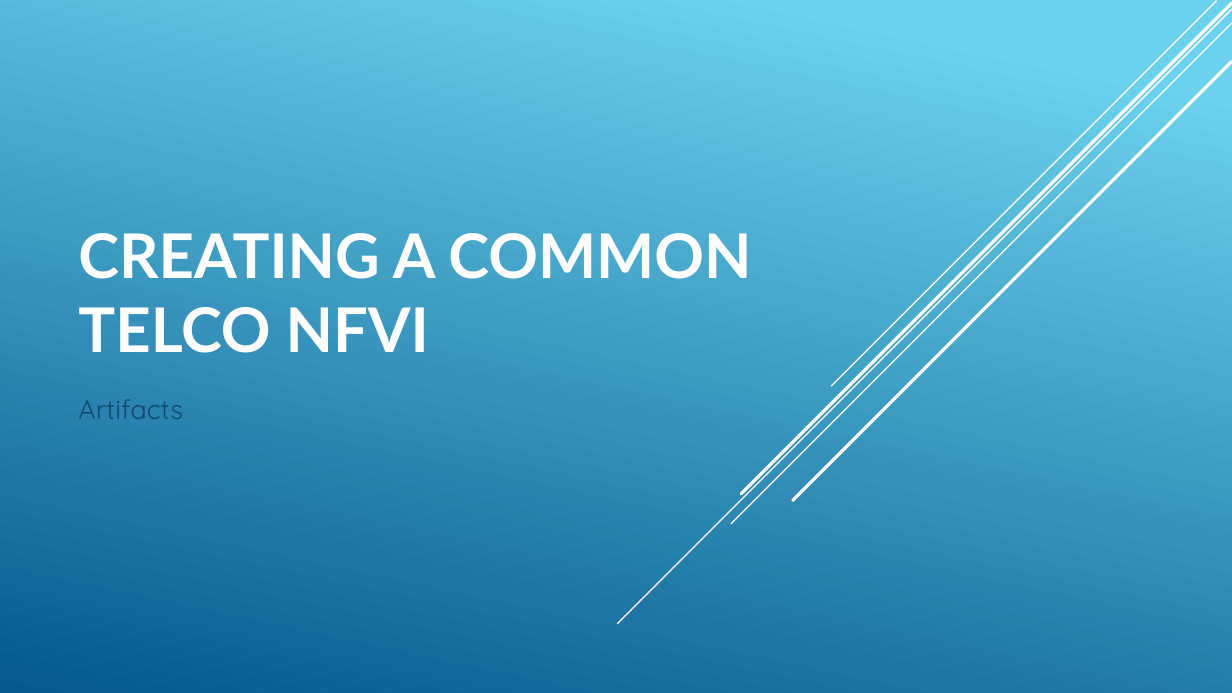
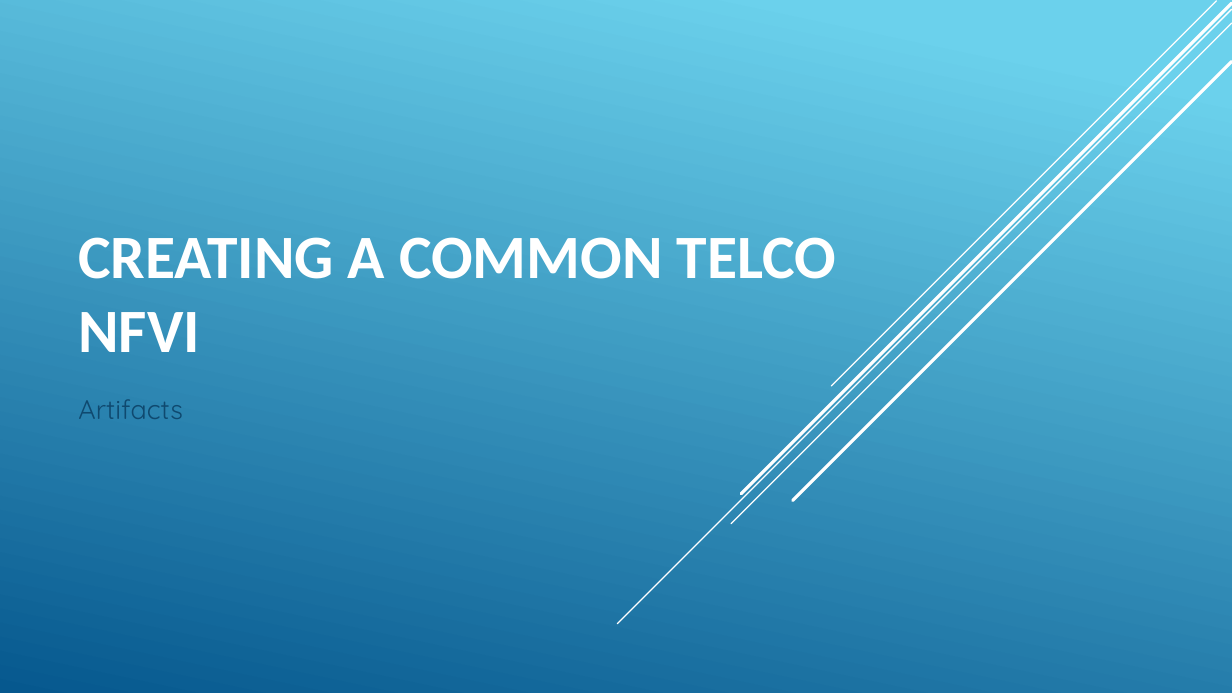
Before and after one commit to anuket-project/anuket-specifications, a slide deck: slide 1 of artefacts/CNTT_diagrams.pptx. Drawn at 1232x693 pixels with LibreOffice and Linux fonts; fonts in the diff are those of the drawing. Boxes give left, top, right and bottom in pixels: in the first picture for what was removed or moved away, otherwise in the second. Text is boxed around its words. In the diff, an @@ line names an element or a change of style, - is before the commit and + after.

```diff
--- a/artefacts/CNTT_diagrams.pptx
+++ b/artefacts/CNTT_diagrams.pptx
@@ title "CREATING A COMMON TELCO NFVI" at <box>78,237,837,352</box>: font Lato to Calibri @@
```
Also in this commit, not shown: 5 slides added.
